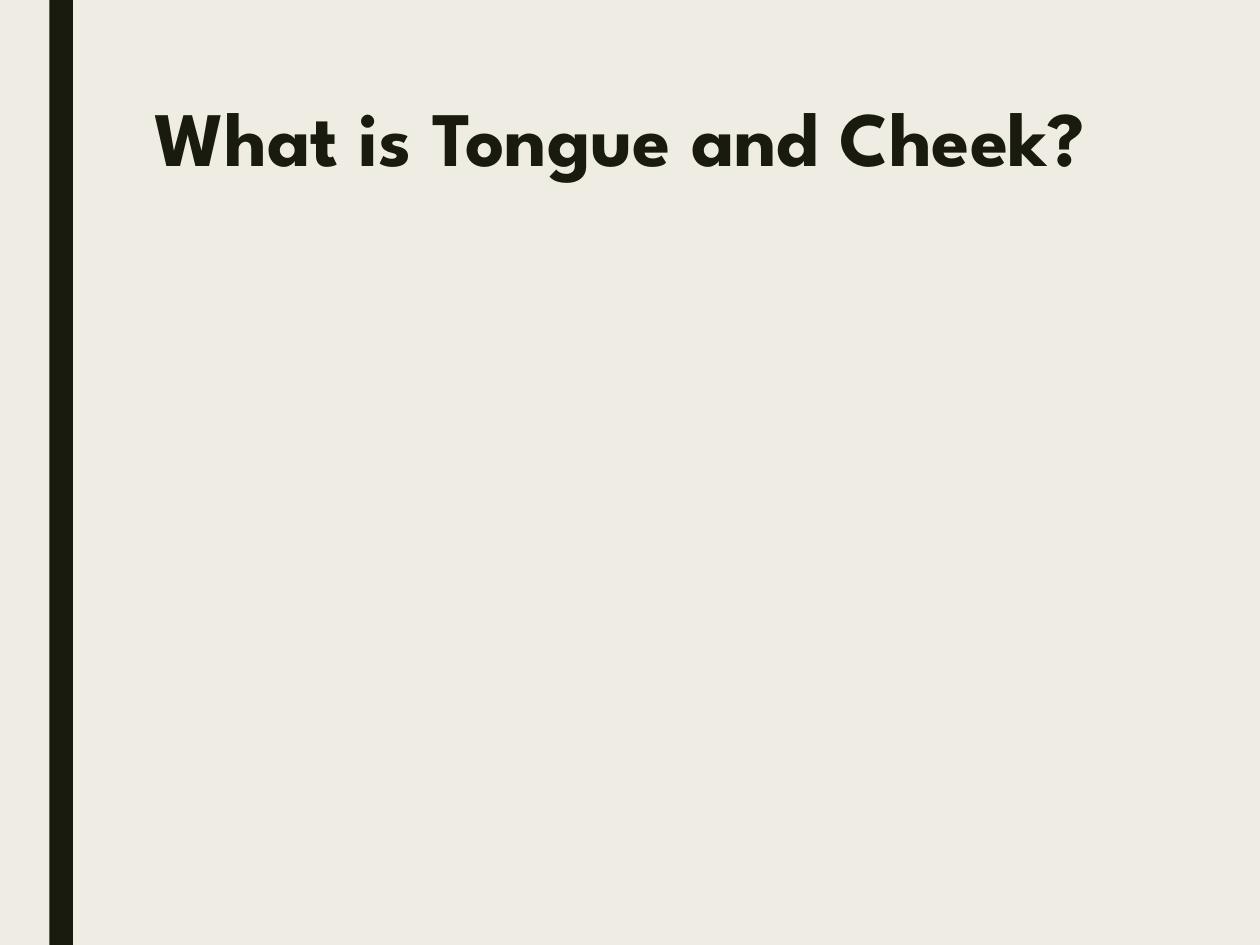
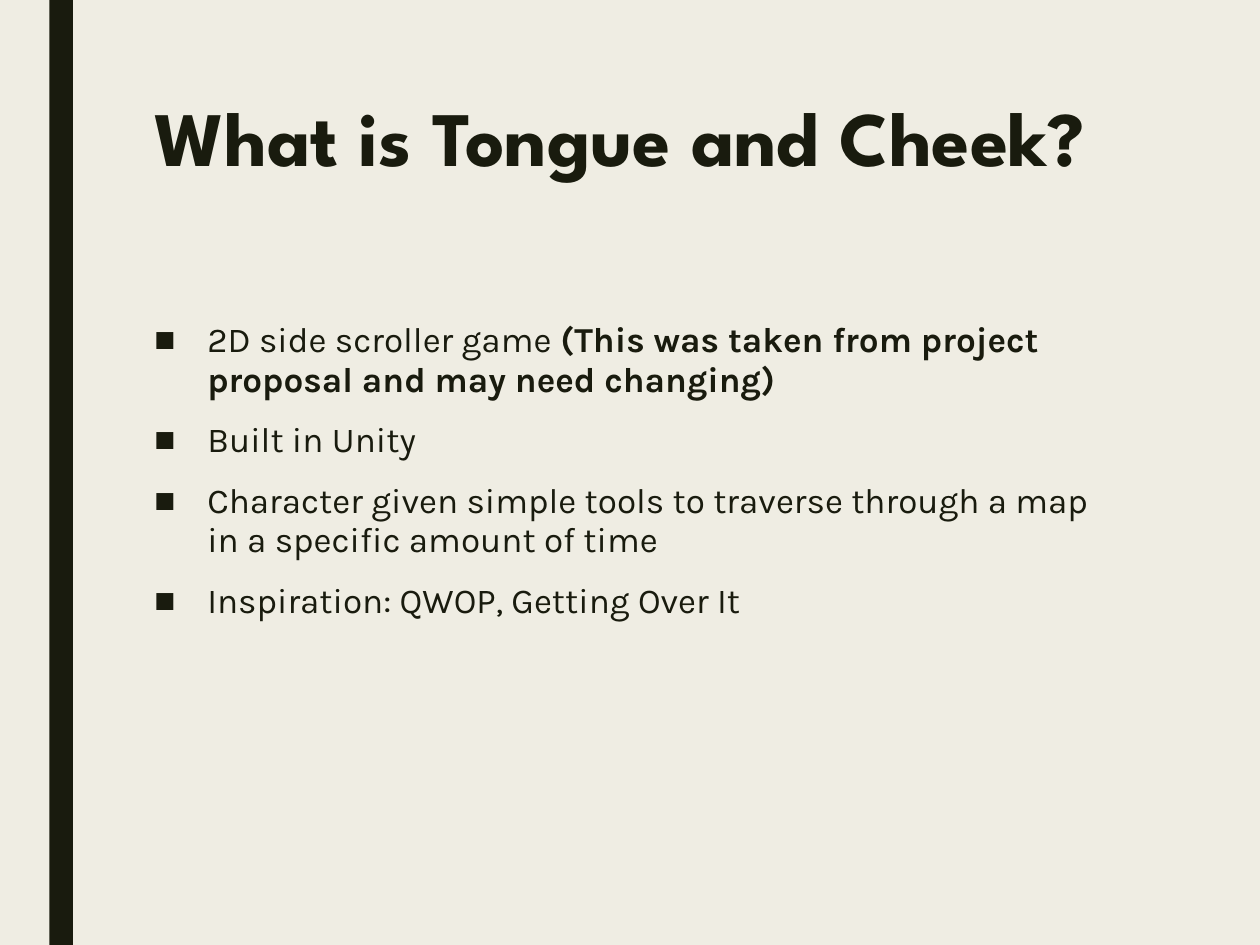
Before and after one commit to SamChami/Tongue-and-Cheek, a slide deck: slide 2 of docs/TongueAndCheek.pptx. Drawn at 1260x945 pixels with LibreOffice and Linux fonts; fonts in the diff are those of the drawing. Boxes give left, top, right and bottom in pixels: in the first picture for what was removed or moved away, otherwise in the second. Text is boxed around its words. In the diff, an @@ line names an element or a change of style, - is before the commit and + after.

Commit message:
Added text to PowerPoint for presentation

```diff
--- a/docs/TongueAndCheek.pptx
+++ b/docs/TongueAndCheek.pptx
@@ text added at <box>207,326,1087,622</box>, 20 pt, text #191B0E @@
+■ 2D side scroller game (This was taken from project proposal and may need changing)
+■ Built in Unity
+■ Character given simple tools to traverse through a map in a specific amount of time
+■ Inspiration: QWOP, Getting Over It
```
Also in this commit, not shown: 4 other slides changed.
